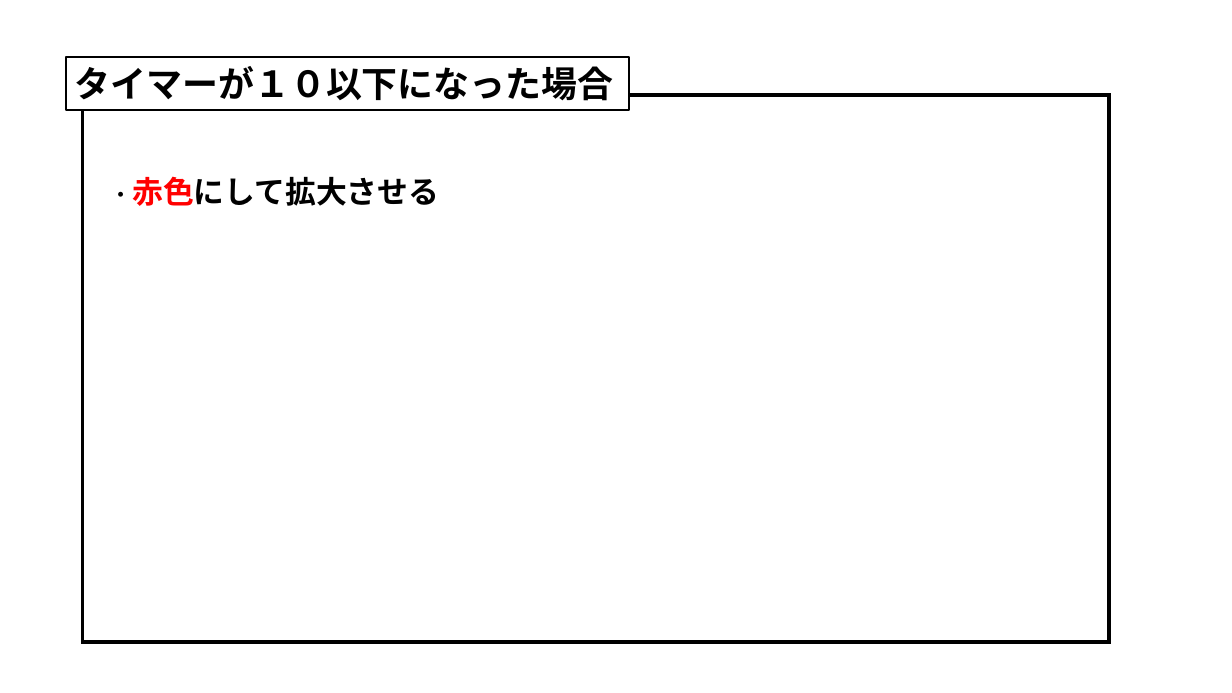
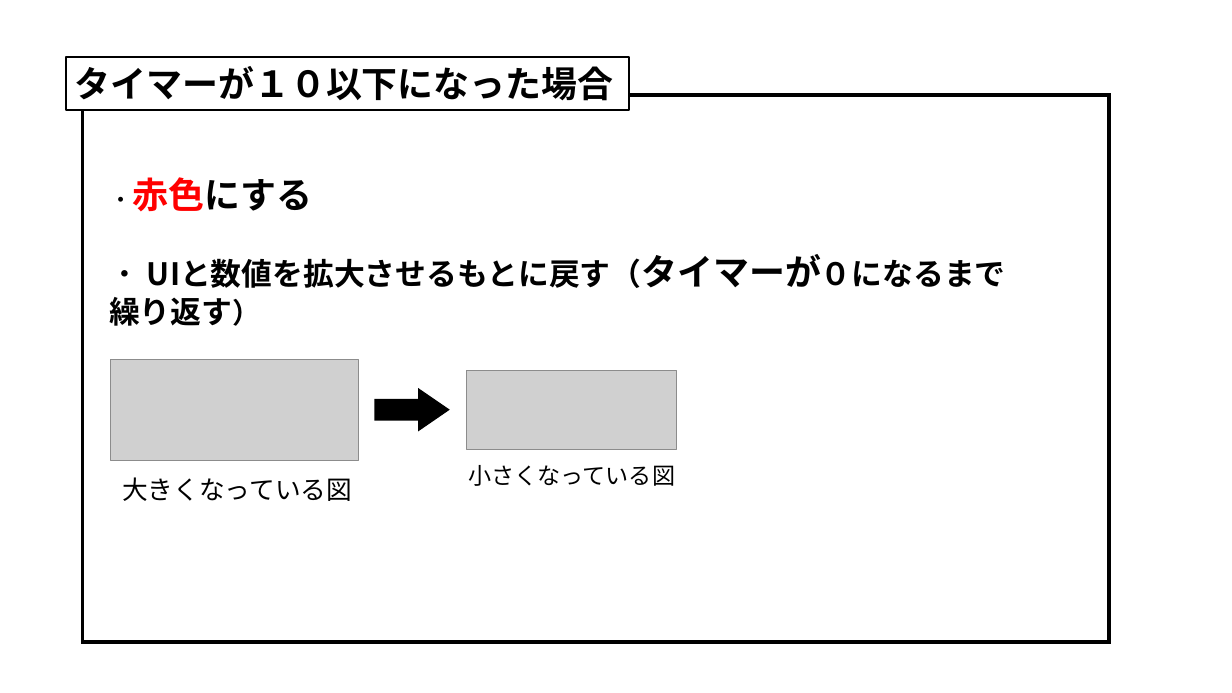
Before and after one commit to MizukiKato0416/sotsugyou_time_kato, a slide deck: slide 20 of 卒業制作_風船わりゲーム（仮）.pptx (slide 19 before the commit). Drawn at 1232x693 pixels with LibreOffice and Linux fonts; fonts in the diff are those of the drawing; grey boxes stand for pictures. Boxes give left, top, right and bottom in pixels: in the first picture for what was removed or moved away, otherwise in the second. Text is boxed around its words. In the diff, an @@ line names an element or a change of style, - is before the commit and + after.

```diff
--- a/卒業制作_風船わりゲーム（仮）.pptx
+++ b/卒業制作_風船わりゲーム（仮）.pptx
@@ text at [109,177,312,211]: text changed; size 24 to 28 pt @@
-・赤色にして拡大させる
+・赤色にする
@@ text added at [109,254,821,288], 24 pt, text #000000, bold @@
+・ UIと数値を拡大させるもとに戻す（タイマーが０になるまで繰り返す）
@@ picture added at [110,360,358,460] @@
@@ right arrow added at [375,389,449,430], fill #000000, outline #000000 1 pt @@
@@ picture added at [467,371,677,449] @@
@@ text added at [122,477,352,501], 20 pt, text #000000 @@
+大きくなっている図
@@ text added at [468,465,675,486], 18 pt, text #000000 @@
+小さくなっている図
```
Also in this commit, not shown: 3 other slides changed, 1 slide added, 1 other file.
